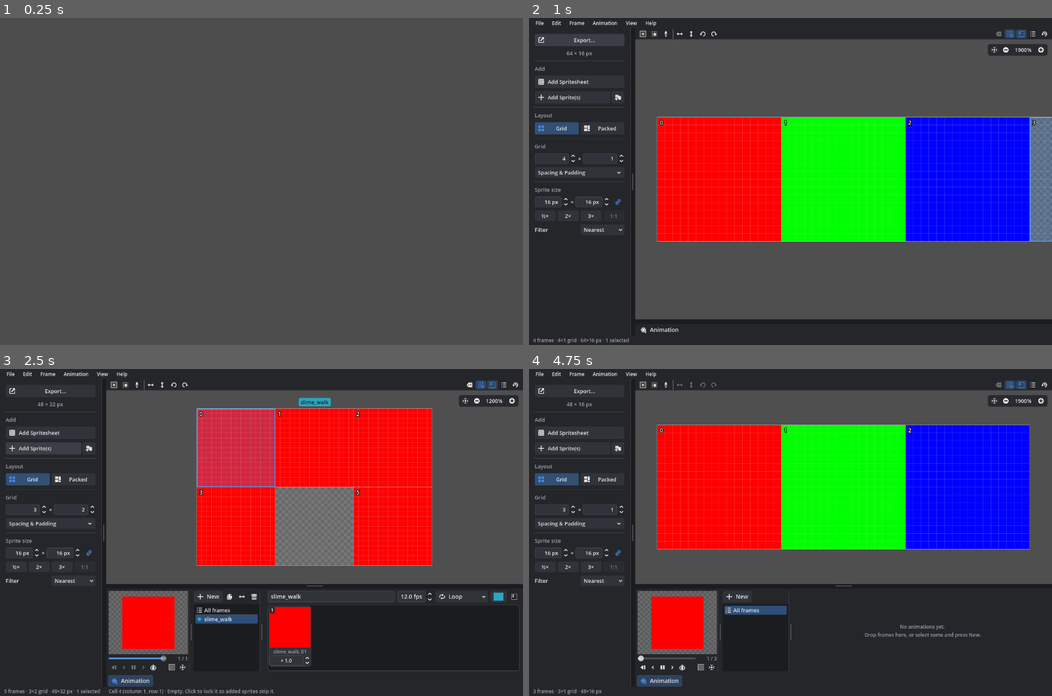
Above: before the commit, frames 1-4 (two rows, left to right).
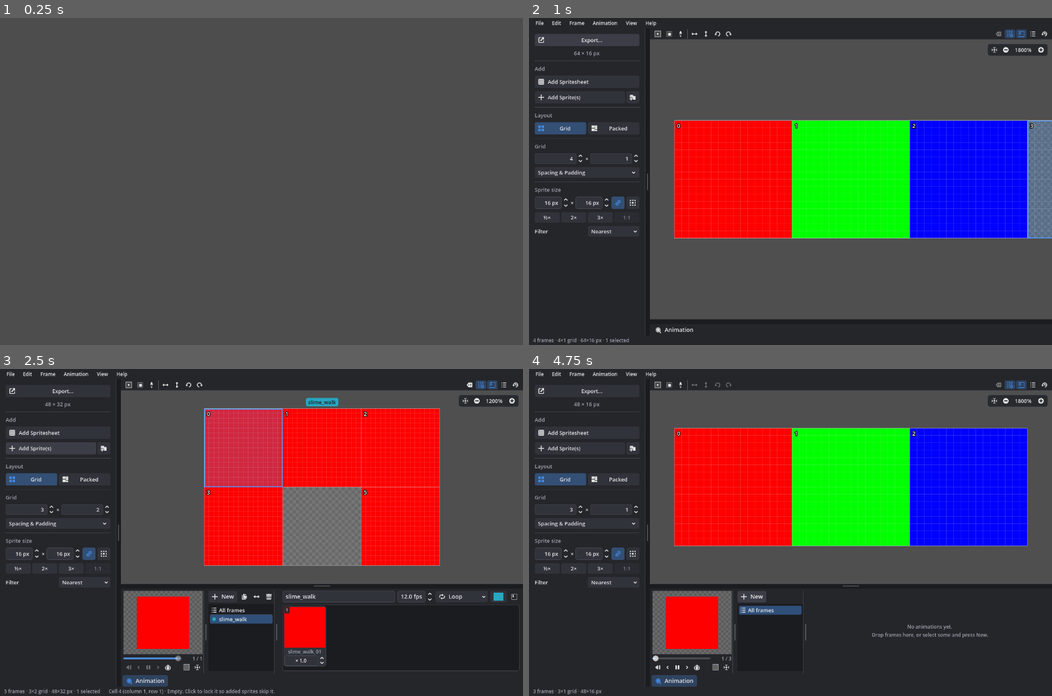
Above: after the commit, the same moments.

Repository: caleb-tognoli/spritesheetbelli
Game: Godot game, scene res://tests/test_runner.tscn
Same seed, same stepped clock (60 frames per second), same inputs: the game is played once before the commit and once after it. This scene is started directly instead of the project's main scene.
Inputs (mouse positions are in pixels of both pictures, inside the frame that each line leads up to):
- Up to frame 1 (0.25 s): no input
- Up to frame 2 (1 s): click "Export…" at 0.5 s
- Up to frame 3 (2.5 s): click "Add Spritesheet" at 1.25 s; click "Add Sprite(s)" at 2 s
- Up to frame 4 (4.75 s): click (994, 398) at 2.77 s; type "Alex" at 2.85 s; tap Enter (ui_accept) at 3.5, 3.77 s; move the mouse to (905, 516) at 3.52 s; hold Right (ui_right) 3.53-4.25 s; tap T (trim) at 3.6 s; click (905, 516) at 3.67 s; drag from (685, 548) to (764, 597) at 4.27 s

Frame 1 is identical in both runs. In frame 2, 11% of the frame differs, in the area x 1-100%, y 3-97%; in frame 3, 11%; in frame 4, 13%, in the area x 1-96%, y 3-98%.

Commit message:
Sprite resize with transparent space

Diff:
--- /dev/null
+++ b/assets/icons/ResizeCanvas.svg
@@ -0,0 +1 @@
+<svg xmlns="http://www.w3.org/2000/svg" width="16" height="16"><path fill="#e0e0e0" d="M1 1h3v2H3v1H1zm5 0h4v2H6zm6 0h3v3h-2V3h-1zM1 6h2v4H1zm12 0h2v4h-2zM1 12h2v1h1v2H1zm12 0h2v3h-3v-2h1zm-7 1h4v2H6zM6 6h4v4H6z"/></svg>
--- a/scripts/autoloaded/settings.gd
+++ b/scripts/autoloaded/settings.gd
@@ -80,6 +80,8 @@
 	&"window_screen": 0,
 	&"window_maximized": false,
 	&"onion_skin": false,
+	# Typing a sprite size adds or takes away transparent space instead of scaling frames
+	&"resize_canvas": false,
 	# Behind the frames in the animation preview: "checkerboard", "color" or "export", the
 	# export background
 	&"animation_background": "checkerboard",
@@ -110,6 +112,7 @@
 	&"window_screen",
 	&"window_maximized",
 	&"onion_skin",
+	&"resize_canvas",
 	&"animation_background",
 	&"animation_background_color",
 	&"lock_empty_cells",
--- a/scripts/frame_edits.gd
+++ b/scripts/frame_edits.gd
@@ -129,6 +129,19 @@
 	sheet.begin_batch()
 	trim_padded(sheet, coords)
 	sheet.nudge_frames(coords, offset)
+	sheet.end_batch()
+
+
+## Adds transparent space around the frames, or takes it away, to make the cells
+## [param size] without scaling the frames (see [method Spritesheet.set_canvas_size]). Only
+## transparent pixels are cropped: shrinking trims the frames' transparent borders, and the
+## cells stay big enough for what's drawn.
+static func resize_canvas(sheet: Spritesheet, size: Vector2i) -> void:
+	sheet.begin_batch()
+	var shrinking := size.x < sheet.sprite_size.x or size.y < sheet.sprite_size.y
+	sheet.set_canvas_size(size)
+	if shrinking:
+		trim_padded(sheet, sheet.get_sorted_coords())
 	sheet.end_batch()
 
 
--- a/scripts/project_file.gd
+++ b/scripts/project_file.gd
@@ -89,6 +89,9 @@
 		"frames": frames,
 		"extra": extra,
 	}
+	if sheet.canvas.has_area():
+		var canvas := sheet.canvas
+		data.canvas = [canvas.position.x, canvas.position.y, canvas.size.x, canvas.size.y]
 	if not sheet.linked_folders.is_empty():
 		var folders: Array[Dictionary] = []
 		for folder in sheet.linked_folders:
@@ -186,6 +189,13 @@
 	for linked: Variant in data.get("folders", []):
 		if linked is Dictionary and linked.get("path") is String:
 			folders.append(FrameSource.resolve_path(linked.path, linked.get("relative"), folder))
+	var canvas := Rect2()
+	var saved_canvas: Variant = data.get("canvas")
+	if saved_canvas is Array and saved_canvas.size() >= 4:
+		canvas = Rect2(
+			Vector2(float(saved_canvas[0]), float(saved_canvas[1])),
+			Vector2(float(saved_canvas[2]), float(saved_canvas[3]))
+		)
 	var layout := Spritesheet.Layout.GRID
 	if data.get("layout") == "packed":
 		layout = Spritesheet.Layout.PACKED
@@ -201,6 +211,7 @@
 		"locked": locked,
 		"scale": Vector2(frame_scale[0], frame_scale[1]),
 		"scale_filter": int(data.get("scale_filter", Image.INTERPOLATE_NEAREST)),
+		"canvas": canvas,
 		"animations": animations,
 		"label_playing_only": data.get("animation_labels") == "playing",
 		"export":
--- a/scripts/resources/spritesheet.gd
+++ b/scripts/resources/spritesheet.gd
@@ -33,7 +33,7 @@
 var locked_coordinates: Array[Vector2i]:
 	get:
 		return _locked
-## Size of every cell: the largest scaled frame
+## Size of every cell: the largest scaled frame, or the canvas when it's bigger
 var sprite_size: Vector2i:
 	get:
 		return _sprite_size
@@ -44,6 +44,12 @@
 var scale_filter: Image.Interpolation:
 	get:
 		return _scale_filter
+## The least the cells hold in the grid layout, transparent space around the frames: in
+## unscaled pixels, relative to the point every frame is placed around. Empty when the
+## cells just fit the frames. Changes go through [method set_canvas_size].
+var canvas: Rect2:
+	get:
+		return _canvas
 ## Named animations, in the order they were made. Read only: changes go through
 ## [method add_animation], [method set_animation] and [method remove_animation].
 var animations: Array[SheetAnimation]:
@@ -83,6 +89,7 @@
 var _locked: Array[Vector2i] = []
 var _scale := Vector2.ONE
 var _scale_filter := Image.INTERPOLATE_NEAREST
+var _canvas := Rect2()
 var _export_settings := {}
 var _animations: Array[Dictionary] = []
 var _label_playing_only := false
@@ -218,6 +225,7 @@
 		"locked": _locked.duplicate(),
 		"scale": _scale,
 		"scale_filter": _scale_filter,
+		"canvas": _canvas,
 		"animations": _animations.duplicate(true),
 		"label_playing_only": _label_playing_only,
 		"export": _export_settings.duplicate(),
@@ -239,6 +247,7 @@
 	_locked.assign(state.get("locked", []))
 	_scale = state.get("scale", Vector2.ONE)
 	_scale_filter = state.get("scale_filter", Image.INTERPOLATE_NEAREST)
+	_canvas = state.get("canvas", Rect2())
 	_animations.assign(state.get("animations", []).duplicate(true))
 	_label_playing_only = state.get("label_playing_only", false)
 	_export_settings = state.get("export", {}).duplicate()
@@ -840,6 +849,22 @@
 	set_frame_scale(Vector2(size) / Vector2(base), filter)
 
 
+## Makes the cells [param size] without scaling the frames, growing or shrinking them evenly
+## around their middle (the odd pixel on the right and bottom). They keep that size as
+## frames change, only growing to hold the frames. See [method FrameEdits.resize_canvas],
+## which also crops the frames' transparent borders.
+func set_canvas_size(size: Vector2i) -> void:
+	if _frames.is_empty() or size.x <= 0 or size.y <= 0:
+		return
+	# The cells as they were last told about, before any change in this batch
+	var grow := size - _sprite_size
+	var position := _cell_origin - Vector2i(floori(grow.x / 2.0), floori(grow.y / 2.0))
+	var new_canvas := Rect2(Vector2(position) / _scale, Vector2(size) / _scale)
+	if not new_canvas.is_equal_approx(_canvas):
+		_canvas = new_canvas
+		_changed()
+
+
 ## Adds an edit to the frame's source, so it's made again when the frame is reloaded
 func _record_op(coord: Vector2i, op: Dictionary) -> void:
 	if not op.is_empty() and _sources.has(coord):
@@ -924,9 +949,16 @@
 
 
 ## The smallest rectangle holding every frame at [param at_scale], placed around the
-## same point
+## same point, and the canvas in the grid layout
 func _frame_bounds(at_scale: Vector2) -> Rect2i:
-	return _bounds_of(_frames.keys(), at_scale)
+	var bounds := _bounds_of(_frames.keys(), at_scale)
+	if _layout == Layout.GRID and _canvas.has_area() and bounds.has_area():
+		var canvas_rect := Rect2i(
+			Vector2i((_canvas.position * at_scale).round()),
+			Vector2i((_canvas.size * at_scale).round()).max(Vector2i.ONE)
+		)
+		bounds = bounds.merge(canvas_rect)
+	return bounds
 
 
 ## The smallest rectangle holding the frames at [param coords], or an empty one
--- a/tests/unit/test_spritesheet.gd
+++ b/tests/unit/test_spritesheet.gd
@@ -139,6 +139,76 @@
 	assert_eq(sheet.frames[Vector2i.ZERO].get_size(), Vector2i(16, 16), "source kept")
 
 
+func test_resize_canvas_adds_space_evenly() -> void:
+	sheet.add_frames([make_image(Color.RED)] as Array[Image])
+	FrameEdits.resize_canvas(sheet, Vector2i(25, 20))
+	assert_eq(sheet.sprite_size, Vector2i(25, 20))
+	assert_eq(sheet.frames[Vector2i.ZERO].get_size(), Vector2i(16, 16), "frame not scaled")
+	assert_eq(
+		sheet.get_frame_rect_in_cell(Vector2i.ZERO).position,
+		Vector2i(4, 2),
+		"odd pixel on the right"
+	)
+	var img := sheet.get_image()
+	assert_eq(img.get_pixel(3, 10).a, 0.0, "transparent space")
+	assert_color(img, Vector2i(4, 2), Color.RED)
+
+
+func test_canvas_keeps_its_size_and_grows_for_frames() -> void:
+	sheet.add_frames([make_image(Color.RED)] as Array[Image])
+	FrameEdits.resize_canvas(sheet, Vector2i(32, 32))
+	sheet.add_frames([make_image(Color.BLUE, Vector2i(24, 24))] as Array[Image])
+	assert_eq(sheet.sprite_size, Vector2i(32, 32), "a smaller frame fits the canvas")
+	sheet.add_frames([make_image(Color.GREEN, Vector2i(40, 8))] as Array[Image])
+	assert_eq(sheet.sprite_size, Vector2i(40, 32), "a bigger frame grows the cells")
+	sheet.remove_frames([Vector2i(2, 0)] as Array[Vector2i])
+	assert_eq(sheet.sprite_size, Vector2i(32, 32))
+
+
+func test_canvas_scales_with_frames() -> void:
+	sheet.add_frames([make_image(Color.RED)] as Array[Image])
+	FrameEdits.resize_canvas(sheet, Vector2i(24, 24))
+	sheet.set_frame_scale(Vector2(2, 2))
+	assert_eq(sheet.sprite_size, Vector2i(48, 48))
+	assert_eq(sheet.get_frame_rect_in_cell(Vector2i.ZERO), Rect2i(8, 8, 32, 32))
+	sheet.resize_sprites(Vector2i(12, 12))
+	assert_eq(sheet.sprite_size, Vector2i(12, 12), "the typed size includes the space")
+	assert_eq(sheet.get_frame_rect_in_cell(Vector2i.ZERO).size, Vector2i(8, 8))
+
+
+func test_shrinking_canvas_only_crops_transparent_pixels() -> void:
+	var img := Image.create_empty(16, 16, false, Image.FORMAT_RGBA8)
+	img.fill_rect(Rect2i(4, 4, 6, 8), Color.RED)
+	sheet.add_frames([img] as Array[Image])
+	FrameEdits.resize_canvas(sheet, Vector2i(10, 10))
+	assert_eq(sheet.sprite_size, Vector2i(10, 10))
+	assert_eq(sheet.frames[Vector2i.ZERO].get_size(), Vector2i(6, 8), "transparent borders trimmed")
+	FrameEdits.resize_canvas(sheet, Vector2i(2, 2))
+	assert_eq(sheet.sprite_size, Vector2i(6, 8), "what's drawn is never cropped")
+	assert_eq(sheet.get_cell_image(Vector2i.ZERO).get_used_rect().size, Vector2i(6, 8))
+
+
+func test_canvas_is_undone_and_saved() -> void:
+	sheet.add_frames([make_image(Color.RED)] as Array[Image])
+	var state := sheet.get_state()
+	FrameEdits.resize_canvas(sheet, Vector2i(20, 30))
+	var path := temp_path("canvas.sbelli")
+	assert_eq(ProjectFile.save(sheet, path), OK)
+	sheet.set_state(state)
+	assert_eq(sheet.sprite_size, Vector2i(16, 16), "undone")
+	sheet.set_state(ProjectFile.load(path).state)
+	assert_eq(sheet.sprite_size, Vector2i(20, 30), "loaded")
+
+
+func test_canvas_is_only_in_the_grid_layout() -> void:
+	sheet.add_frames([make_image(Color.RED)] as Array[Image])
+	FrameEdits.resize_canvas(sheet, Vector2i(32, 32))
+	sheet.set_layout(Spritesheet.Layout.PACKED)
+	assert_eq(sheet.sprite_size, Vector2i(16, 16))
+	sheet.set_layout(Spritesheet.Layout.GRID)
+	assert_eq(sheet.sprite_size, Vector2i(32, 32))
+
+
 func test_move_frames_swaps() -> void:
 	sheet.add_frames(
 		[make_image(Color.RED), make_image(Color.GREEN), make_image(Color.BLUE)] as Array[Image]
--- a/ui/main/main.tscn
+++ b/ui/main/main.tscn
@@ -241,12 +241,21 @@
 
 [node name="KeepRatio" type="Button" parent="Layout/Split/Sidebar/Scroll/Margin/Sections/SpriteRow" unique_id=1366264970]
 unique_name_in_owner = true
+custom_minimum_size = Vector2(32, 30)
 layout_mode = 2
 tooltip_text = "Keep aspect ratio"
 toggle_mode = true
 button_pressed = true
 icon = ExtResource("8_link")
-flat = true
+icon_alignment = 1
+
+[node name="ResizeCanvas" type="Button" parent="Layout/Split/Sidebar/Scroll/Margin/Sections/SpriteRow" unique_id=1888213470]
+unique_name_in_owner = true
+custom_minimum_size = Vector2(32, 30)
+layout_mode = 2
+tooltip_text = "Resize the canvas: add or take away transparent space around the frames instead of scaling them"
+toggle_mode = true
+icon_alignment = 1
 
 [node name="ScaleRow" type="HBoxContainer" parent="Layout/Split/Sidebar/Scroll/Margin/Sections" unique_id=1093878071]
 layout_mode = 2
--- a/ui/main/main_ui.gd
+++ b/ui/main/main_ui.gd
@@ -2,6 +2,7 @@
 
 const LINK_ICON := preload("res://assets/icons/Link.svg")
 const UNLINK_ICON := preload("res://assets/icons/Unlink.svg")
+const RESIZE_CANVAS_ICON := preload("res://assets/icons/ResizeCanvas.svg")
 ## Pixels to scale before it's done on worker threads behind a progress bar
 const SLOW_SCALE_WORK := 1_000_000
 ## Action buttons in the toolbar, in groups, and the view toggles next to the zoom. The
@@ -41,6 +42,8 @@
 @onready var sprite_width: SpinBox = %SpriteWidth
 @onready var sprite_height: SpinBox = %SpriteHeight
 @onready var keep_ratio_btn: Button = %KeepRatio
+## Typing a sprite size adds or takes away transparent space instead of scaling
+@onready var resize_canvas_btn: Button = %ResizeCanvas
 @onready var half_size_btn: Button = %HalfSize
 @onready var double_size_btn: Button = %DoubleSize
 @onready var triple_size_btn: Button = %TripleSize
@@ -158,6 +161,13 @@
 	LabelLink.link(resize_filter.get_parent().get_child(0) as Label, resize_filter)
 	keep_ratio_btn.toggled.connect(
 		func(on: bool) -> void: keep_ratio_btn.icon = LINK_ICON if on else UNLINK_ICON
+	)
+	resize_canvas_btn.icon = RESIZE_CANVAS_ICON
+	resize_canvas_btn.button_pressed = Settings.get_value(&"resize_canvas")
+	resize_canvas_btn.toggled.connect(
+		func(on: bool) -> void:
+			if Settings.get_value(&"resize_canvas") != on:
+				Settings.set_value(&"resize_canvas", on)
 	)
 	get_tree().auto_accept_quit = false
 	add_child(shortcuts_dialog)
@@ -427,10 +437,14 @@
 
 ## Resizes sprites to the given width or height (-1 = unchanged). With the size linked,
 ## the other side follows the current proportions, so a deliberate stretch is kept.
+## With [member resize_canvas_btn] on, the cells change size around the frames instead.
 func set_sprite_size(width: int, height: int) -> void:
 	var sheet := Global.spritesheet
 	var base := sheet.get_base_sprite_size()
 	if base.x <= 0 or base.y <= 0:
+		return
+	if resize_canvas_btn.button_pressed:
+		resize_canvas(_linked_size(sheet.sprite_size, width, height))
 		return
 	# Scale factors are exact, unlike the rounded sprite size
 	var aspect := sheet.frame_scale.y / sheet.frame_scale.x
@@ -444,6 +458,33 @@
 		if keep_ratio_btn.button_pressed:
 			new_size.x = roundi(base.x * height / float(base.y) / aspect)
 	resize_sprites(new_size)
+
+
+## [param size] with the given width or height (-1 = unchanged), the other side keeping
+## its proportion when the size is linked
+func _linked_size(size: Vector2i, width: int, height: int) -> Vector2i:
+	var new_size := size
+	if width >= 0:
+		new_size.x = width
+		if keep_ratio_btn.button_pressed:
+			new_size.y = roundi(size.y * width / float(size.x))
+	if height >= 0:
+		new_size.y = height
+		if keep_ratio_btn.button_pressed:
+			new_size.x = roundi(size.x * height / float(size.y))
+	return new_size
+
+
+## Adds or takes away transparent space around the frames, see [method FrameEdits.resize_canvas]
+func resize_canvas(new_size: Vector2i) -> void:
+	if new_size.x <= 0 or new_size.y <= 0 or not _check_sprite_size(new_size):
+		set_text_params(Global.spritesheet)
+		return
+	Global.document.perform(
+		L10n.mark("Resize canvas"), FrameEdits.resize_canvas.bind(Global.spritesheet, new_size)
+	)
+	# Cells only shrink as far as what's drawn
+	set_text_params(Global.spritesheet)
 
 
 func resize_sprites(new_size: Vector2i) -> void:
Not shown, added: assets/icons/ResizeCanvas.svg.import
Not shown, changed: translations/it.po
Not shown, changed: translations/spritesheetbelli.pot
Not shown, changed: CHANGELOG.md
Not shown, changed: README.md
